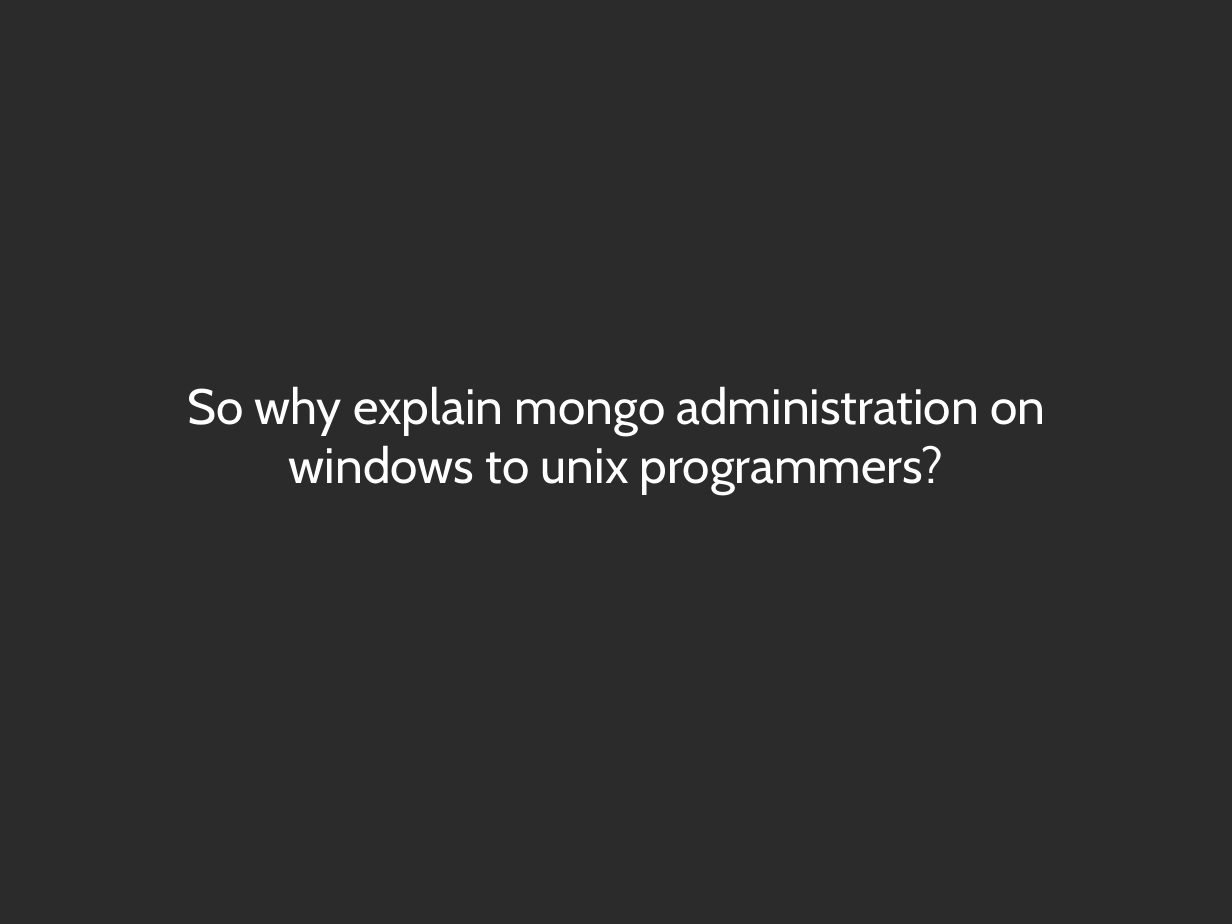
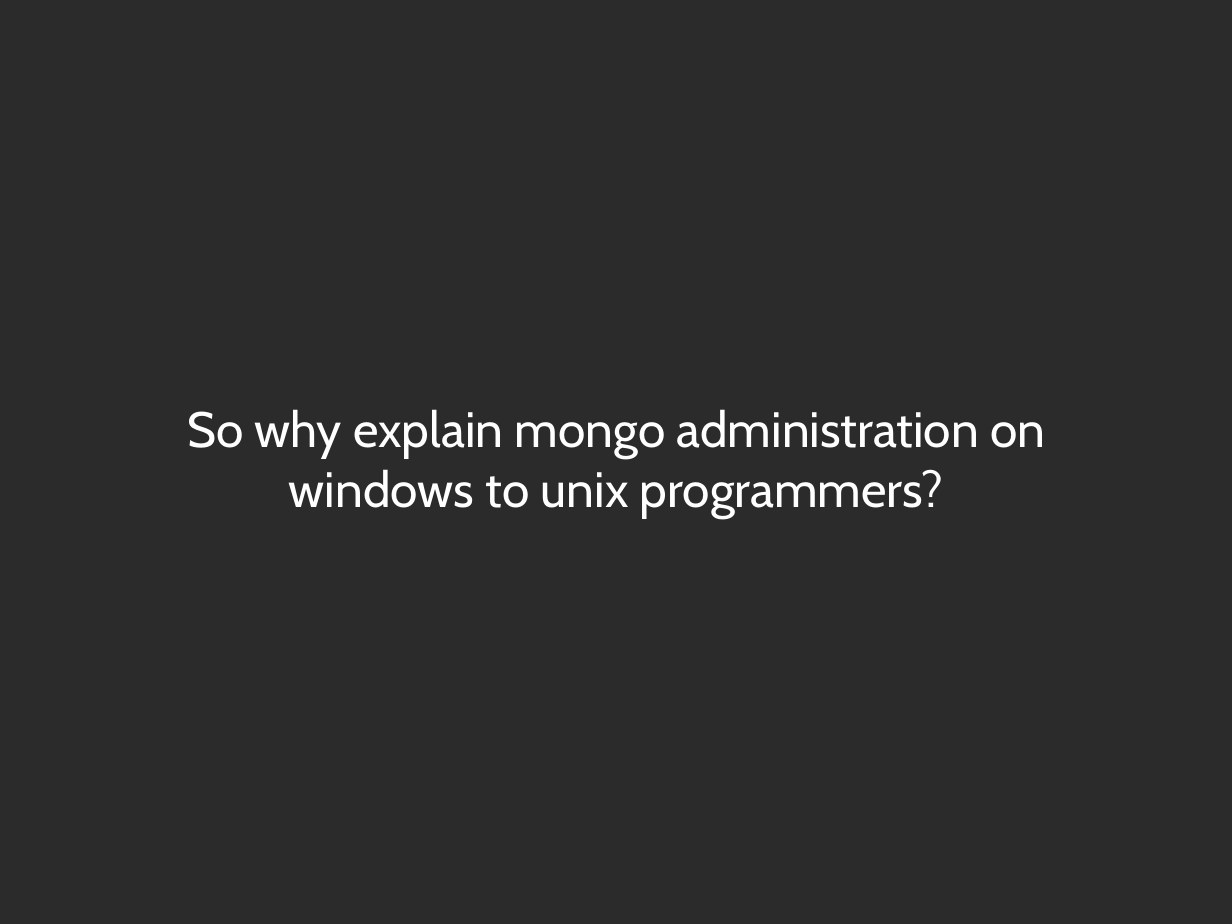
Before and after one commit to zippy1981/TalkMaterials, a slide deck: slide 6 of MongoMeetup/2010-July/Mongo Windows Administration for the Unix Programmer.odp. Drawn at 1232x924 pixels with LibreOffice and Linux fonts; fonts in the diff are those of the drawing; background and template pictures are left out; a plain dark background stands for a picture behind light text. Boxes give left, top, right and bottom in pixels: in the first picture for what was removed or moved away, otherwise in the second. Text is boxed around its words. In the diff, an @@ line names an element or a change of style, - is before the commit and + after.

```diff
--- a/MongoMeetup/2010-July/Mongo Windows Administration for the Unix Programmer.odp
+++ b/MongoMeetup/2010-July/Mongo Windows Administration for the Unix Programmer.odp
@@ subtitle "So why explain mongo administration ..." moved from (x1=187, y1=386, x2=1045, y2=494) to (x1=187, y1=409, x2=1045, y2=518) @@
```
Also in this commit, not shown: 10 other slides changed, 13 slides added.
